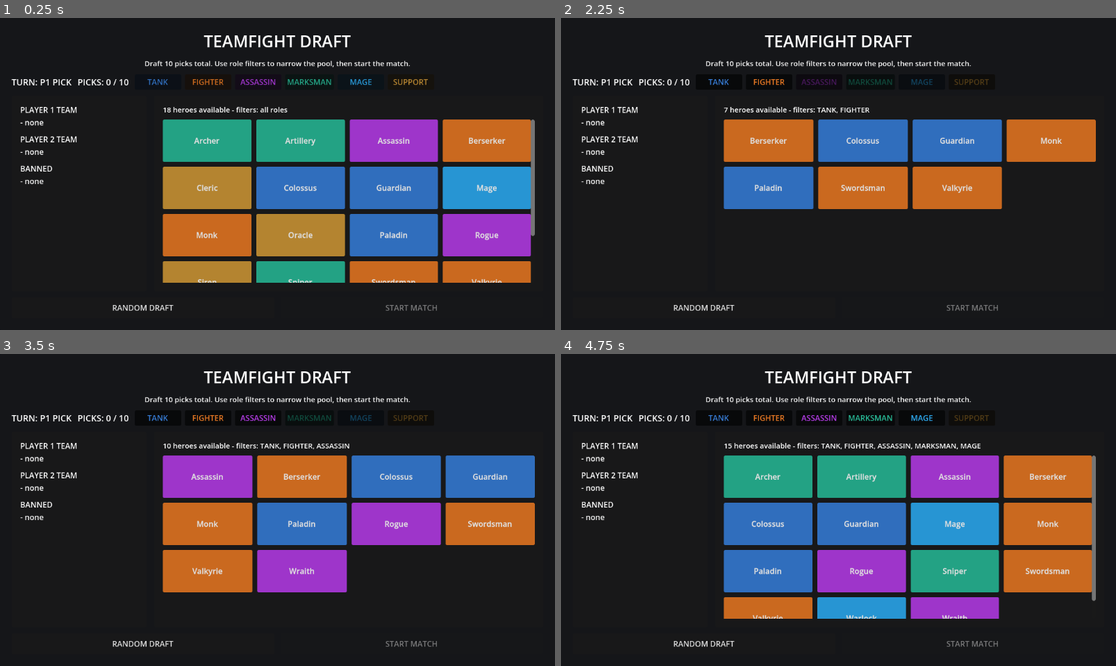
Above: before the commit, frames 1-4 (two rows, left to right).
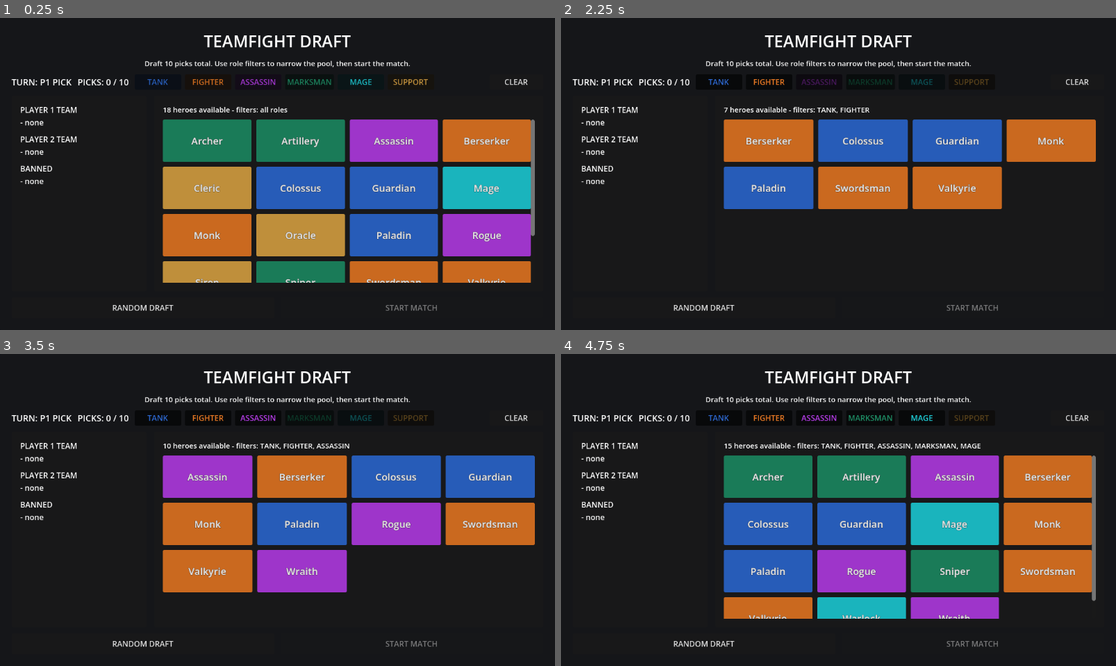
Above: after the commit, the same moments.

Repository: ozanisman/TeamfightGodot
Game: Godot game, scene res://scenes/game_root.tscn
Two runs of this game, one before a commit and one after it. Both use one fixed random seed, a clock stepped at 60 frames per second and the inputs below.
Inputs (mouse positions are in pixels of both pictures, inside the frame that each line leads up to):
- Up to frame 1 (0.25 s): no input
- Up to frame 2 (2.25 s): click (1077, 83) at 0.5 s, where only the run after the commit has a clickable "CLEAR"; click "TANK" at 1.25 s; click "FIGHTER" at 2 s
- Up to frame 3 (3.5 s): click "ASSASSIN" at 2.75 s
- Up to frame 4 (4.75 s): click "MARKSMAN" at 3.5 s; click "MAGE" at 4.25 s

The runs differ from the first frame. In frame 1, 8.8% of the frame differs, in the area x 29-96%, y 19-85%; in frame 2, 0.9%; in frame 3, 1.2%; in frame 4, 11%.

Commit message:
feat: Add Clear Filters button and update role colors in draft screen

Diff:
--- a/scenes/draft_screen.tscn
+++ b/scenes/draft_screen.tscn
@@ -86,6 +86,11 @@
 size_flags_horizontal = 3
 theme_override_constants/separation = 8
 
+[node name="ClearFiltersButton" type="Button" parent="Panel/OuterMargin/VBox/TopRow"]
+layout_mode = 2
+custom_minimum_size = Vector2(112, 32)
+text = "CLEAR"
+
 [node name="ContentRow" type="HBoxContainer" parent="Panel/OuterMargin/VBox"]
 layout_mode = 2
 size_flags_horizontal = 3
--- a/scripts/draft_hero_button.gd
+++ b/scripts/draft_hero_button.gd
@@ -2,12 +2,12 @@
 class_name DraftHeroButton
 
 const ROLE_COLORS := {
-	"tank": Color(0.22, 0.50, 0.86),
+	"tank": Color(0.18, 0.42, 0.84),
 	"fighter": Color(0.92, 0.48, 0.14),
 	"assassin": Color(0.72, 0.24, 0.92),
-	"marksman": Color(0.16, 0.74, 0.60),
-	"mage": Color(0.18, 0.68, 0.96),
-	"support": Color(0.82, 0.60, 0.22),
+	"marksman": Color(0.12, 0.56, 0.40),
+	"mage": Color(0.12, 0.82, 0.86),
+	"support": Color(0.87, 0.65, 0.27),
 }
 
 var hero_id: String = ""
@@ -36,6 +36,9 @@
 	add_theme_stylebox_override("pressed", button_style.duplicate() as StyleBoxFlat)
 	add_theme_stylebox_override("disabled", button_style.duplicate() as StyleBoxFlat)
 	add_theme_stylebox_override("focus", button_style.duplicate() as StyleBoxFlat)
+	add_theme_font_size_override("font_size", 20)
+	add_theme_color_override("font_outline_color", Color(0, 0, 0, 0.5))
+	add_theme_constant_override("outline_size", 2)
 	_ensure_fonts()
 	_update_font_state()
 
@@ -43,6 +46,7 @@
 func set_pick_owner(owner: String) -> void:
 	pick_owner = owner
 	_update_font_state()
+	_update_dim_state()
 	queue_redraw()
 
 
@@ -76,3 +80,21 @@
 		add_theme_font_override("font", bold_button_font if bold_button_font != null else ThemeDB.fallback_font)
 	else:
 		add_theme_font_override("font", regular_button_font if regular_button_font != null else ThemeDB.fallback_font)
+
+
+func _update_dim_state() -> void:
+	if base_button_style == null:
+		return
+
+	var dimmed := pick_owner == "player" or pick_owner == "enemy" or pick_owner == "banned"
+	var role_style := get_theme_stylebox("normal")
+	if role_style is StyleBoxFlat:
+		var button_style := (role_style as StyleBoxFlat).duplicate() as StyleBoxFlat
+		if dimmed:
+			button_style.bg_color = button_style.bg_color.lerp(Color(0.10, 0.10, 0.10, 1.0), 0.40)
+			button_style.border_color = button_style.border_color.lerp(Color(0.05, 0.05, 0.05, 1.0), 0.30)
+		add_theme_stylebox_override("normal", button_style)
+		add_theme_stylebox_override("hover", button_style.duplicate() as StyleBoxFlat)
+		add_theme_stylebox_override("pressed", button_style.duplicate() as StyleBoxFlat)
+		add_theme_stylebox_override("disabled", button_style.duplicate() as StyleBoxFlat)
+		add_theme_stylebox_override("focus", button_style.duplicate() as StyleBoxFlat)
--- a/scripts/draft_screen.gd
+++ b/scripts/draft_screen.gd
@@ -23,12 +23,12 @@
 ]
 
 const ROLE_COLORS := {
-	"tank": Color(0.22, 0.50, 0.86),
+	"tank": Color(0.18, 0.42, 0.84),
 	"fighter": Color(0.92, 0.48, 0.14),
 	"assassin": Color(0.72, 0.24, 0.92),
-	"marksman": Color(0.16, 0.74, 0.60),
-	"mage": Color(0.18, 0.68, 0.96),
-	"support": Color(0.82, 0.60, 0.22),
+	"marksman": Color(0.12, 0.56, 0.40),
+	"mage": Color(0.12, 0.82, 0.86),
+	"support": Color(0.87, 0.65, 0.27),
 }
 
 const TOOLTIP_SIZE := Vector2(360.0, 520.0)
@@ -46,6 +46,7 @@
 @onready var hero_grid: GridContainer = $Panel/OuterMargin/VBox/ContentRow/HeroPanel/HeroMargin/HeroVBox/HeroGridScroll/HeroGrid
 @onready var random_button: Button = $Panel/OuterMargin/VBox/ActionsRow/RandomButton
 @onready var start_button: Button = $Panel/OuterMargin/VBox/ActionsRow/StartButton
+@onready var clear_filters_button: Button = $Panel/OuterMargin/VBox/TopRow/ClearFiltersButton
 @onready var tooltip_panel: PanelContainer = $TooltipPanel
 @onready var tooltip_accent: ColorRect = $TooltipPanel/TooltipMargin/TooltipVBox/TooltipAccent
 @onready var tooltip_title: Label = $TooltipPanel/TooltipMargin/TooltipVBox/TooltipTitle
@@ -83,6 +84,7 @@
 func _bind_actions() -> void:
 	random_button.pressed.connect(_on_random_button_pressed)
 	start_button.pressed.connect(_on_start_button_pressed)
+	clear_filters_button.pressed.connect(_on_clear_filters_pressed)
 
 
 func set_draft_state(
@@ -203,6 +205,15 @@
 
 func _on_role_filter_pressed(role: String) -> void:
 	role_filter_toggled.emit(role)
+
+
+func _on_clear_filters_pressed() -> void:
+	if active_role_filters.is_empty():
+		return
+	active_role_filters.clear()
+	_refresh_role_filter_buttons()
+	_refresh_hero_grid()
+	_refresh_hero_summary()
 
 
 func _on_random_button_pressed() -> void:
